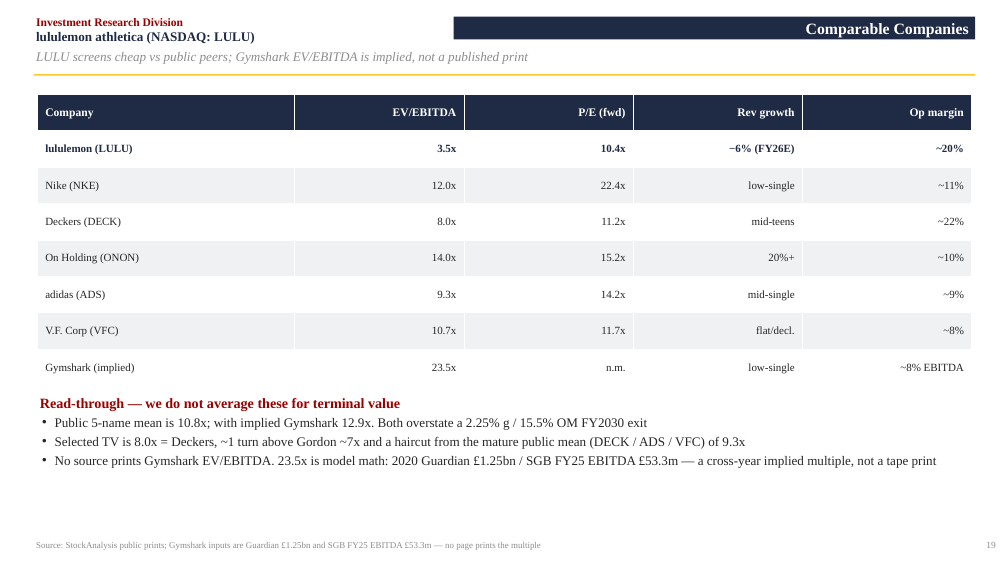
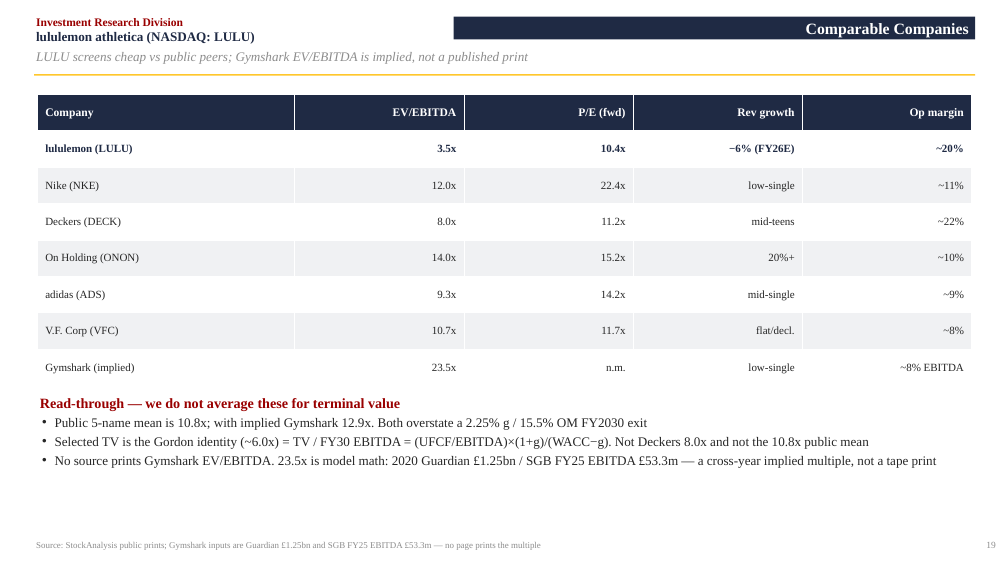
Before and after one commit to vengeanceaiUSC/RM, a slide deck: slide 20 of LULU/LULU_Investment_Pitch_Deck.pptx. Drawn at 1008x567 pixels with LibreOffice and Linux fonts; fonts in the diff are those of the drawing. Boxes give left, top, right and bottom in pixels: in the first picture for what was removed or moved away, otherwise in the second. Text is boxed around its words. In the diff, an @@ line names an element or a change of style, - is before the commit and + after.

```diff
--- a/LULU/LULU_Investment_Pitch_Deck.pptx
+++ b/LULU/LULU_Investment_Pitch_Deck.pptx
@@ text at [55, 437, 868, 449]: text changed @@
-• Selected TV is 8.0x = Deckers, ~1 turn above Gordon ~7x and a haircut from the mature public mean (DECK / ADS / VFC) of 9.3x
+• Selected TV is the Gordon identity (~6.0x) = TV / FY30 EBITDA = (UFCF/EBITDA)×(1+g)/(WACC−g). Not Deckers 8.0x and not the 10.8x public mean
```
Also in this commit, not shown: 6 other files.
